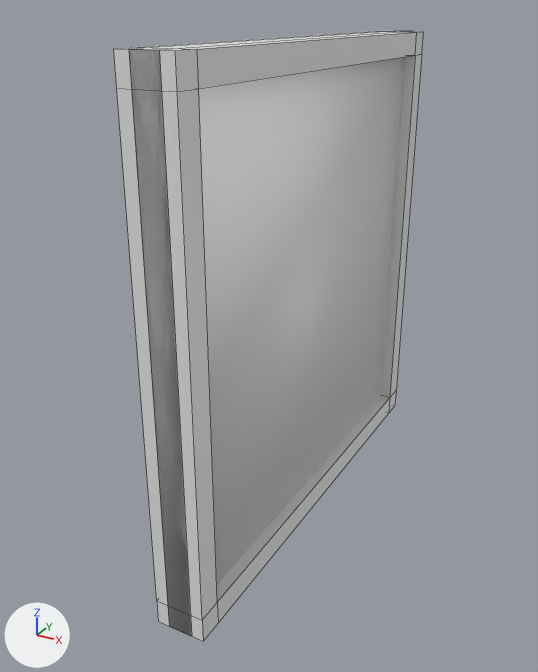
The FBX model RivenFramework-Unity/Assets/Resources/Models/GlassWindow.fbx as it was, and as the next commit left it.
Before and after are seen from a 50 mm camera at (2.48, -5.33, 4.2) aimed at (-0.3, -0.28, 1.67). Lighting does not change. The marker at lower left points along +X, +Y and +Z. Mesh edges are drawn as thin lines.

Script lines for the objects in view, before the commit:
```python
me_cube = bpy.data.meshes.new('Cube')
me_cube.from_pydata(...)  # 8 vertices, 6 faces; spans x -0.1..0.1, y -2.0..2.0, z 0.0..4.0
# faces by material slot: [2, 4]
me_cube.materials.append(mat_material)  # white #e7e7e7
me_cube.materials.append(mat_material_001)  # white #e7e7e7
# before: 0 (0.1, 2.0, 4.0) at pixel (413, 31), 1 (0.1, 2.0, 0.0), 2 (0.1, -2.0, 4.0) at pixel (159, 50), 3 (0.1, -2.0, 0.0) at pixel (191, 636), 4 (-0.1, 2.0, 4.0) at pixel (393, 31)
# before: 5 (-0.1, 2.0, 0.0), 6 (-0.1, -2.0, 4.0) at pixel (128, 49), 7 (-0.1, -2.0, 0.0) at pixel (169, 626)
me_cube_002 = bpy.data.meshes.new('Cube.002')
me_cube_002.from_pydata(...)  # 32 vertices, 32 faces; spans x -0.2..0.2, y -2.0..2.0, z 0.0..4.0
ob_frame = bpy.data.objects.new('Frame', me_cube_002)
ob_frame.location = (-0.1, 0.0, 0.0)
ob_pane = bpy.data.objects.new('Pane', me_cube)
ob_pane.location = (-0.1, 0.0, 0.0)
```
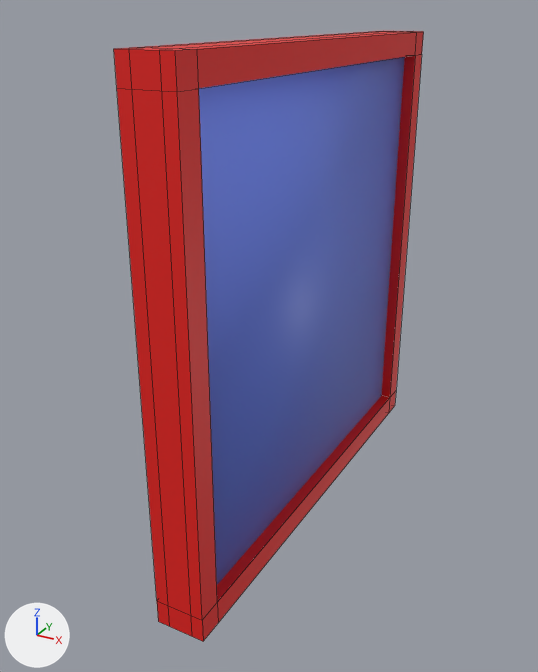
Where the newer file only moved an object's origin or applied its transform, the numbers keep the older frame.

Where the change shows, as pixel boxes [x1, y1, x2, y2] in the pictures (538 x 672 px):
'Pane', reshaped: before [129, 49, 405, 636]; after [199, 57, 405, 584]
'Frame', recoloured (white to red): [114, 31, 424, 641] in both
part 1 of me_cube, deleted: before [129, 49, 192, 636]
part 2 of me_cube, recoloured (white to blue): [199, 57, 405, 584] in both

What the commit changed:
Material 'Prop.Window.Pane' (mat_prop_window_pane) is new.
Its base color is (0.146, 0.223, 0.8) (blue #6b82e7).
Material 'Prop.Window.Frame' (mat_prop_window_frame) is new.
Its base color is (0.8, 0.0103, 0.00719) (red #e71a14).
me_cube_002 has 32 vertices, 32 faces and spans x -0.2..0.2, y -2.0..2.0, z 0.0..4.0.
me_cube_002 now uses material mat_prop_window_frame (red #e71a14).
me_cube is used by ob_pane; location (-0.1, 0.0, 0.0).
Verts and faces of me_cube; kept vertices keep their numbers, new ones are numbered from 8.
me_cube had 8 vertices, 6 faces and spanned x -0.1..0.1, y -2.0..2.0, z 0.0..4.0.
me_cube no longer uses material mat_material_001 (white #e7e7e7).
me_cube now has 8 vertices, 2 faces and spans x -0.1..0.1, y -2.0..2.0, z 0.0..4.0.
Part 1, on me_cube:
Faces deleted: (0, 4, 6, 2), (2, 6, 7, 3), (1, 3, 7, 5), (0, 1, 5, 4).
me_cube part 2: 2 faces spanning x -0.1..0.1, y -2.0..2.0, z 0.0..4.0 switch from mat_material (white #e7e7e7) to mat_prop_window_pane (blue #6b82e7).
